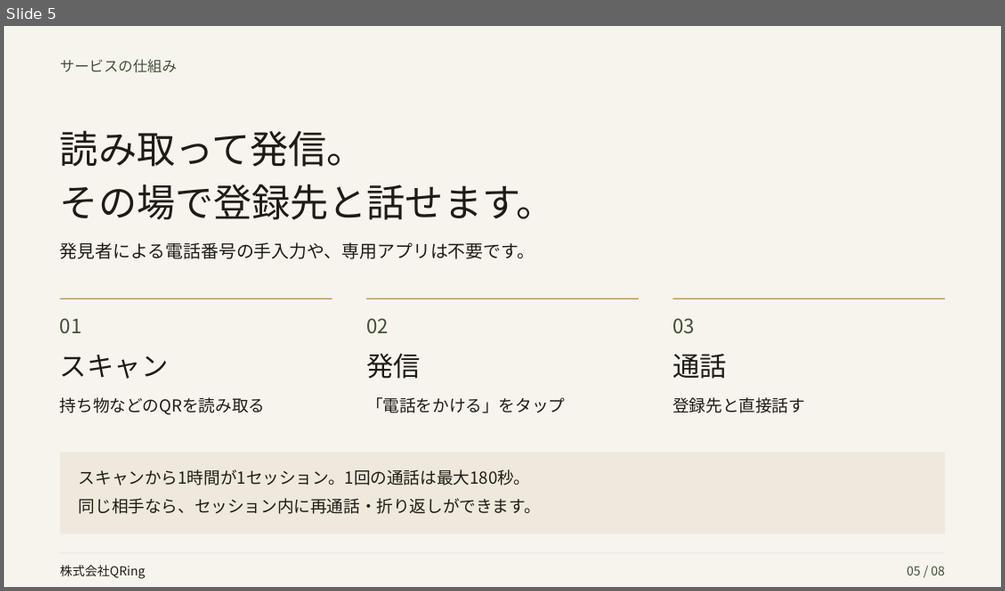
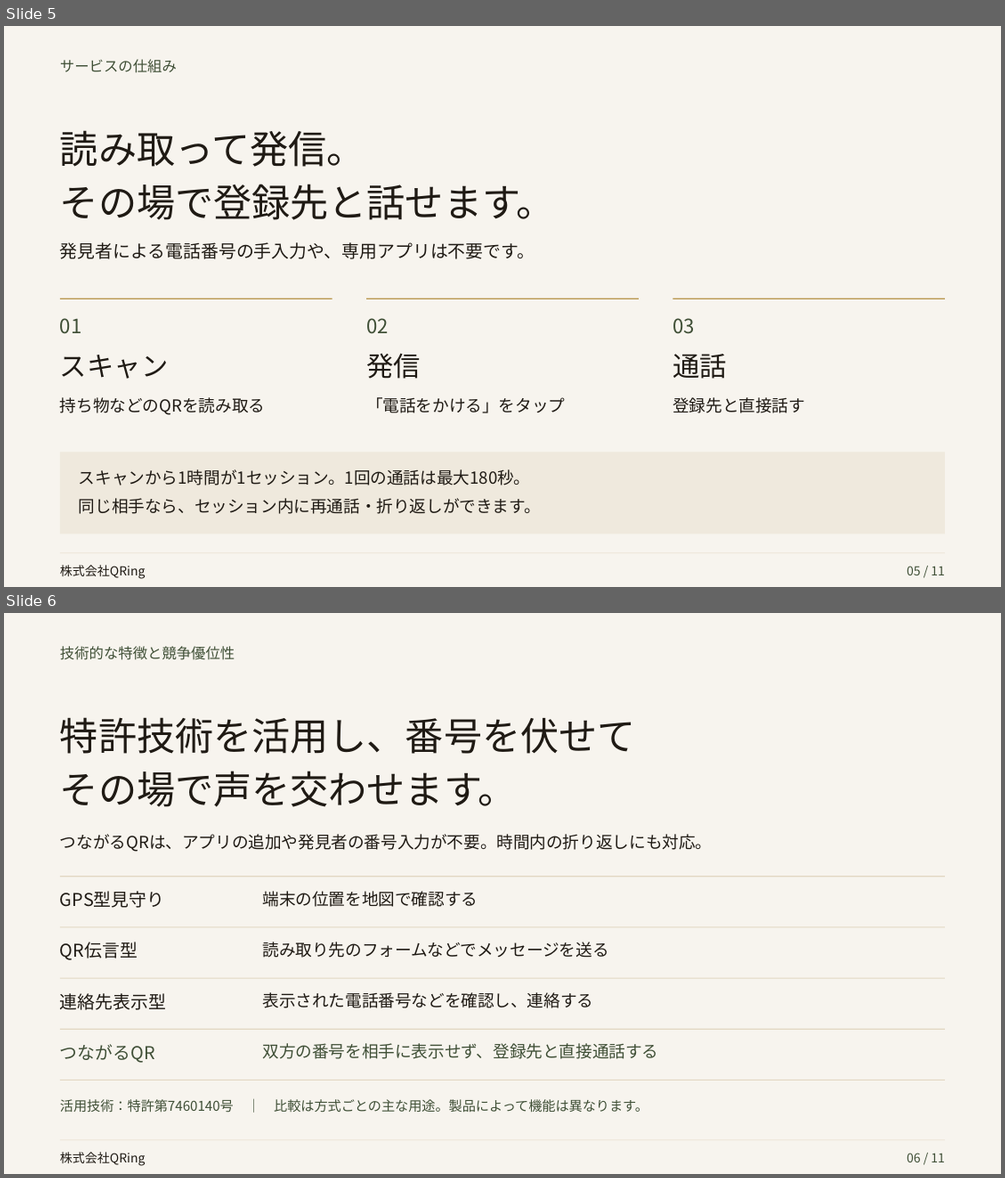
Before and after one commit to akizu815-create/QRing-presentation, a slide deck: decks/municipal/output/deck.pptx. Shown one above the other, each under a label of ours: slide 5 before the commit, slides 5 and 6 after it. The pictures are 1005x591 and 1005x1178 pixels, drawn with LibreOffice and Linux fonts; fonts in the diff are those of the drawing. Boxes give left, top, right and bottom in pixels: in the first picture for what was removed or moved away, otherwise in the second. Text is boxed around its words. In the diff, an @@ line names an element or a change of style, - is before the commit and + after.

```diff
--- a/decks/municipal/output/deck.pptx
+++ b/decks/municipal/output/deck.pptx
@@ slide 6 added at <box>4,613,1001,1174</box>, background #F7F4EE @@
@@ text added at <box>60,646,235,660</box>, 14 pt, text #3F4F36 @@
+技術的な特徴と競争優位性
@@ text added at <box>60,717,636,754</box>, 37 pt, text #1F1A14 @@
+特許技術を活用し、番号を伏せて
@@ text added at <box>60,771,517,807</box>, 37 pt, text #1F1A14 @@
+その場で声を交わせます。
@@ text added at <box>60,834,712,852</box>, 16 pt, text #1F1A14 @@
+つながるQRは、アプリの追加や発見者の番号入力が不要。時間内の折り返しにも対応。
@@ rectangle added at <box>60,876,945,876</box>, fill #E2D7C2 @@
@@ text added at <box>60,891,164,908</box>, 17 pt, text #1F1A14 @@
+GPS型見守り
@@ text added at <box>262,891,477,907</box>, 16 pt, text #1F1A14 @@
+端末の位置を地図で確認する
@@ rectangle added at <box>60,926,945,927</box>, fill #E2D7C2 @@
@@ text added at <box>60,941,138,960</box>, 17 pt, text #1F1A14 @@
+QR伝言型
@@ text added at <box>262,941,608,957</box>, 16 pt, text #1F1A14 @@
+読み取り先のフォームなどでメッセージを送る
@@ rectangle added at <box>60,978,945,979</box>, fill #E2D7C2 @@
@@ text added at <box>60,993,166,1010</box>, 17 pt, text #1F1A14 @@
+連絡先表示型
@@ text added at <box>262,992,593,1008</box>, 16 pt, text #1F1A14 @@
+表示された電話番号などを確認し、連絡する
@@ rectangle added at <box>60,1029,945,1030</box>, fill #E2D7C2 @@
@@ text added at <box>60,1044,155,1062</box>, 17 pt, text #3F4F36 @@
+つながるQR
@@ text added at <box>262,1043,658,1059</box>, 16 pt, text #3F4F36 @@
+双方の番号を相手に表示せず、登録先と直接通話する
@@ rectangle added at <box>60,1079,945,1080</box>, fill #E2D7C2 @@
@@ text added at <box>60,1099,648,1112</box>, 13 pt, text #3F4F36 @@
+活用技術：特許第7460140号 ｜ 比較は方式ごとの主な用途。製品によって機能は異なります。
@@ rectangle added at <box>60,1140,945,1140</box>, fill #E2D7C2 @@
@@ text added at <box>60,1151,145,1166</box>, 12 pt, text #1F1A14 @@
+株式会社QRing
@@ text added at <box>906,1152,945,1162</box>, 12 pt, text #3F4F36 @@
+06 / 11
@@ slide 5 changed as well @@
@@ text at <box>906,565,945,575</box>: text changed @@
-05 / 08
+05 / 11
```
Also in this commit, not shown: 5 other slides changed, 4 other slides added, 2 slides removed, 19 other files.
